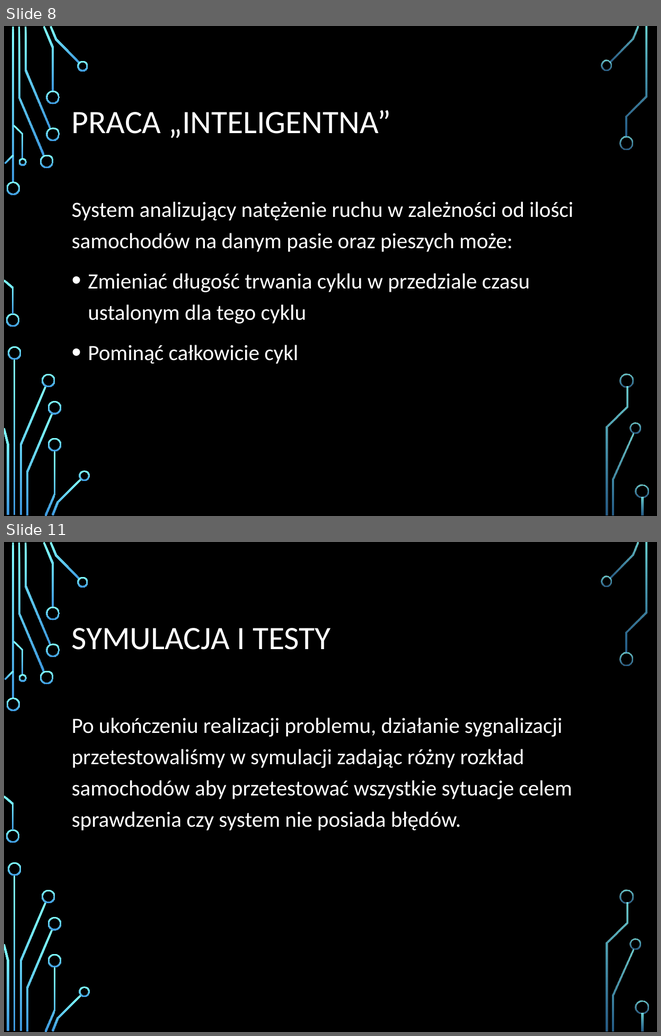
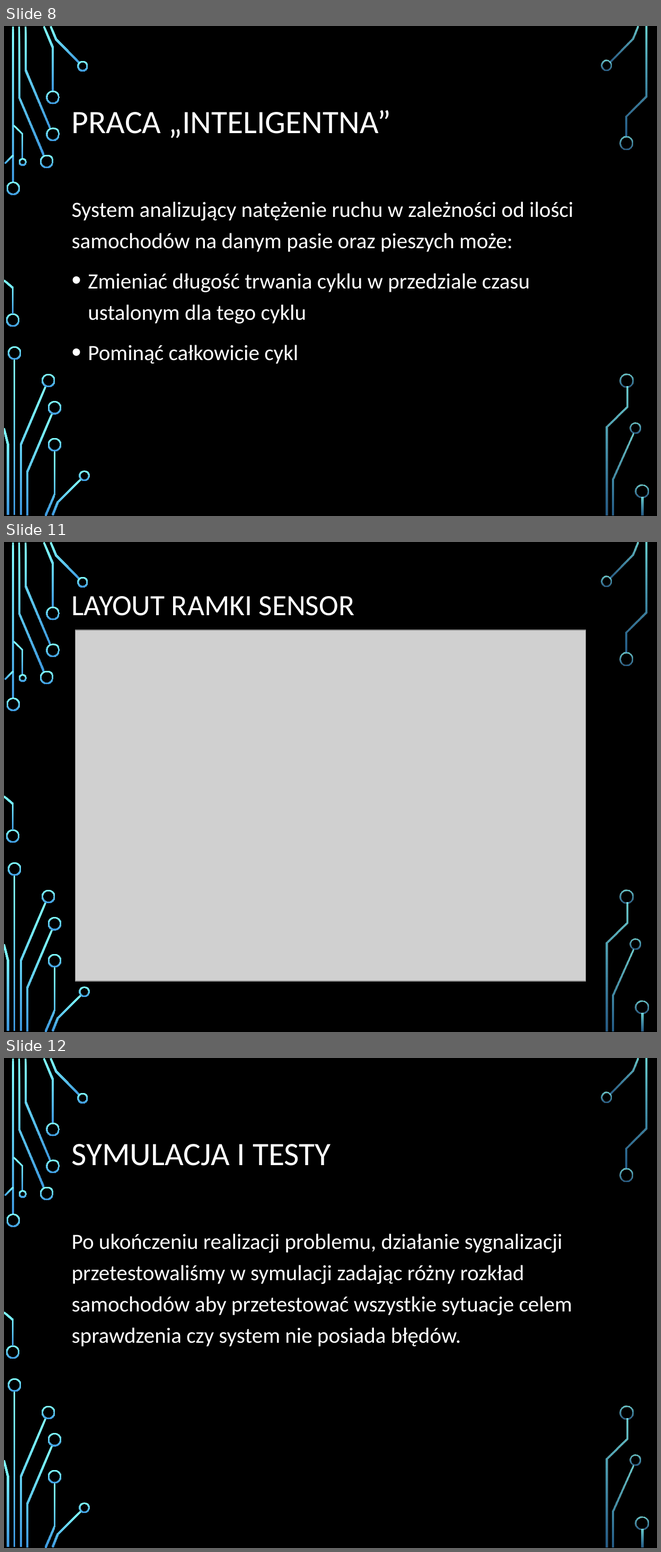
Before and after one commit to MooVx/AP_swiatla, a slide deck: Prezentacja/Prezentacja.pptx. Shown one above the other, each under a label of ours: slides 8 and 11 before the commit, slides 8, 11 and 12 after it; the slides between them are not shown. The pictures are 661x1036 and 661x1552 pixels, drawn with LibreOffice and Linux fonts; fonts in the diff are those of the drawing; grey boxes stand for pictures; background and template pictures are left out. Boxes give left, top, right and bottom in pixels: in the first picture for what was removed or moved away, otherwise in the second. Text is boxed around its words. In the diff, an @@ line names an element or a change of style, - is before the commit and + after.

Commit message:
Dodanie ramki i layoutu do prezentacji.

```diff
--- a/Prezentacja/Prezentacja.pptx
+++ b/Prezentacja/Prezentacja.pptx
@@ slide 11 added at [4,542,657,1032], background picture (left out); not listed: 36 template elements that a slide beside it also shows @@
@@ title added at [72,596,354,616], 32.4 pt, text #FFFFFF @@
+LAYOUT RAMKI SENSOR
@@ picture added at [75,630,586,981] @@
@@ what was slide 11 is now slide 12 @@
```
Also in this commit, not shown: 4 slides changed, 1 other slide added, 1 slide removed.
